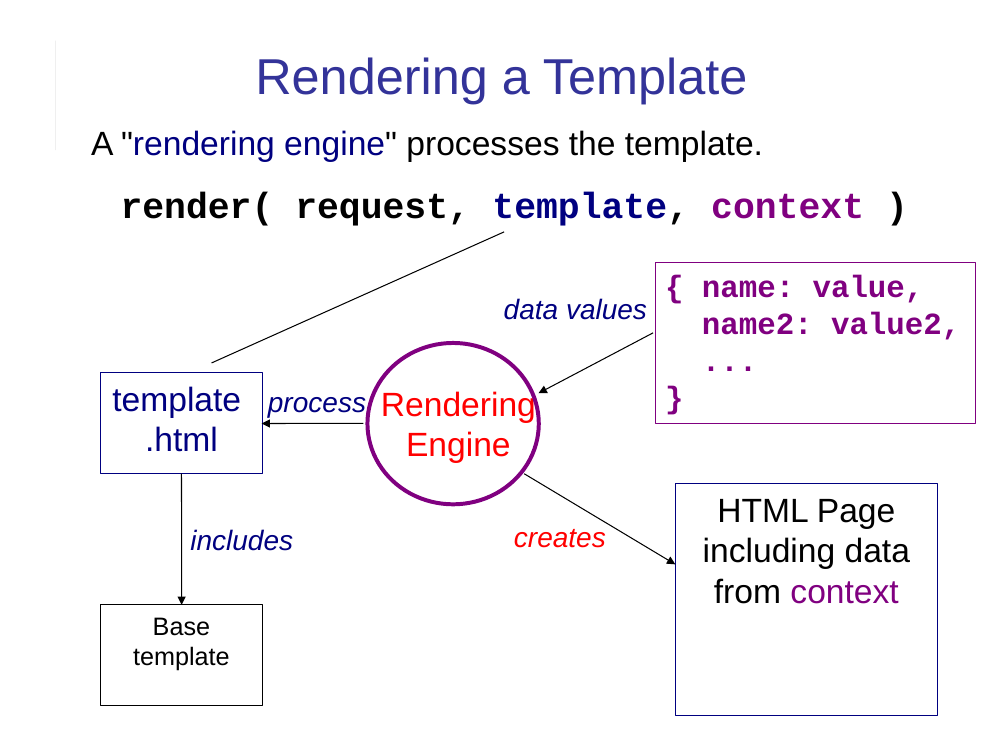
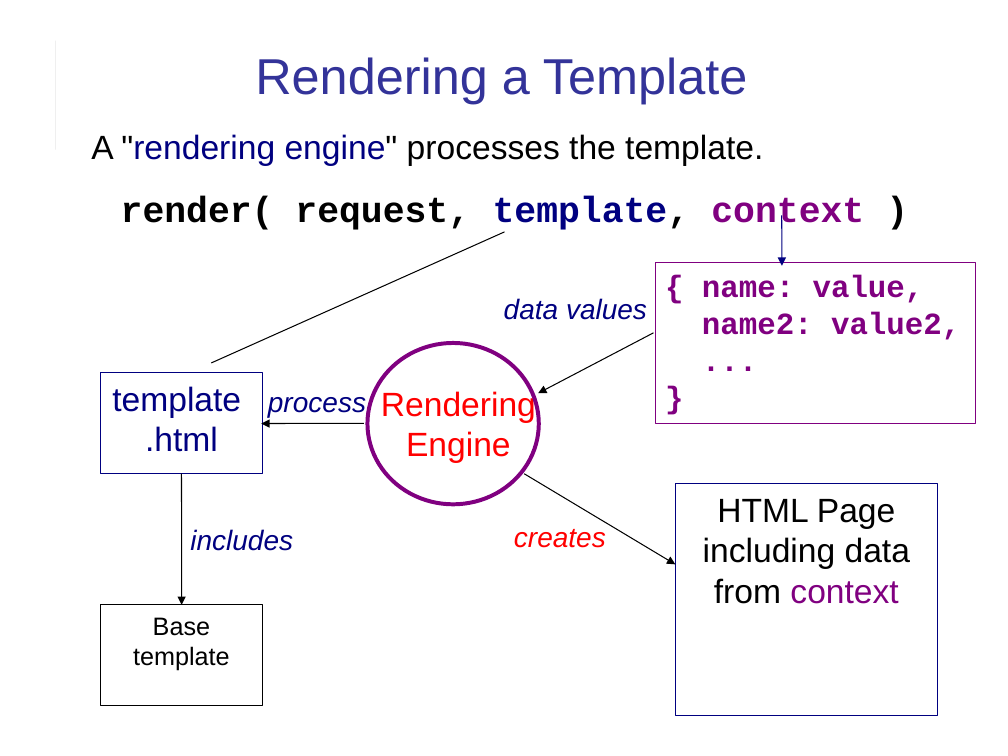
Before and after one commit to cpske/ISP, a slide deck: slide 8 of django/Django-review-1.ppt (slide 10 before the commit). Drawn at 1008x756 pixels with LibreOffice and Linux fonts; fonts in the diff are those of the drawing. Boxes give left, top, right and bottom in pixels: in the first picture for what was removed or moved away, otherwise in the second. Text is boxed around its words. In the diff, an @@ line names an element or a change of style, - is before the commit and + after.

```diff
--- a/django/Django-review-1.ppt
+++ b/django/Django-review-1.ppt
@@ text "A "rendering engine" processes the ..." at [91,134,864,232]: indent changed @@
@@ arrow added from (782, 216) to (782, 266), #000080 0.74 pt @@
```
Also in this commit, not shown: 17 other slides changed, 6 slides added, 2 slides removed, 4 other files.
